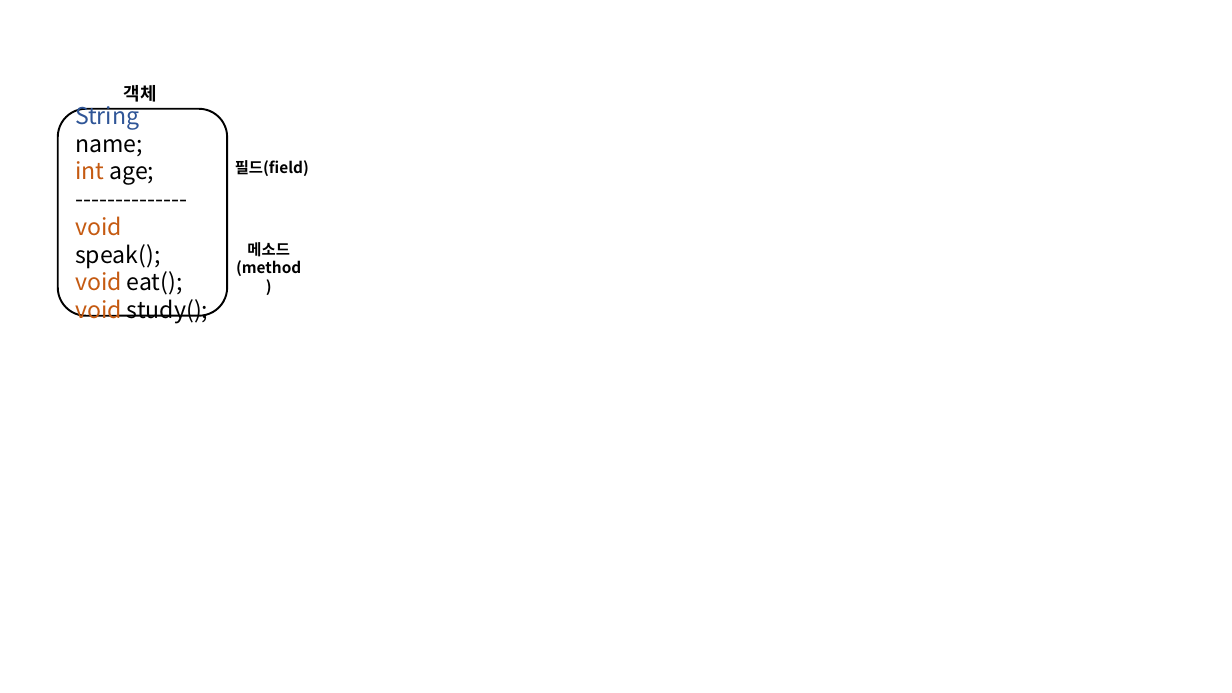
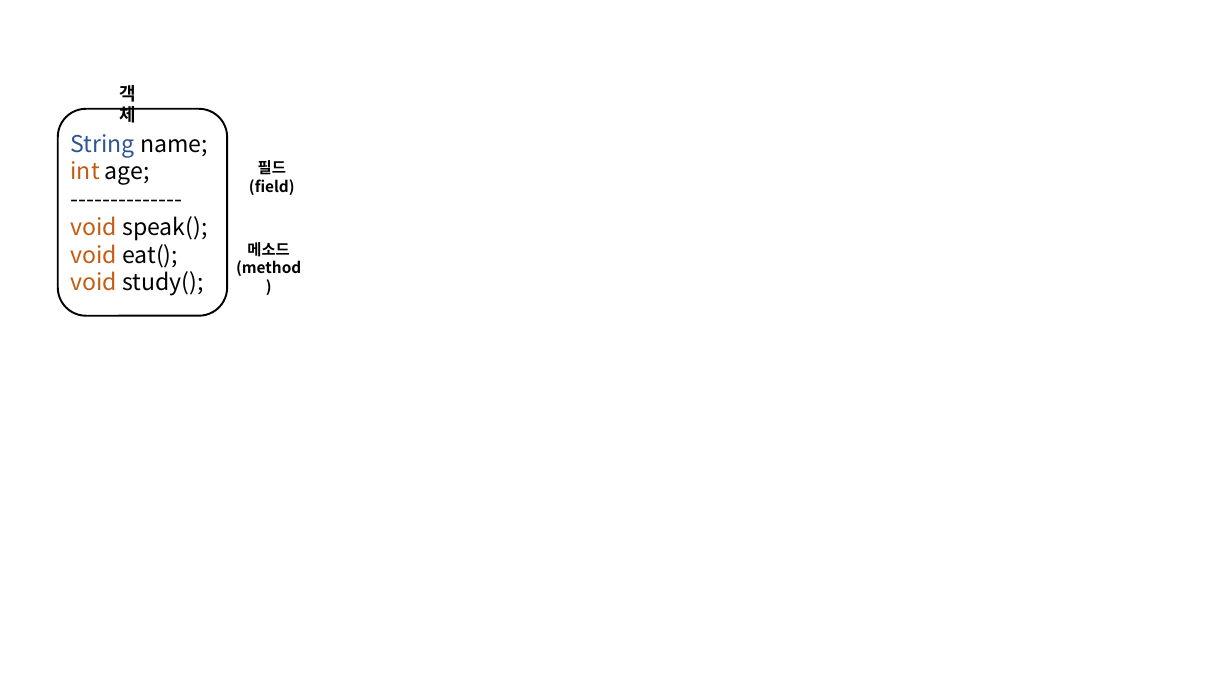
Before and after one commit to Rap0d/rap0d.github.io, a slide deck: slide 10 of assets/form/matrix.pptx (slide 9 before the commit). Drawn at 1232x693 pixels with LibreOffice and Linux fonts; fonts in the diff are those of the drawing. Boxes give left, top, right and bottom in pixels: in the first picture for what was removed or moved away, otherwise in the second. Text is boxed around its words. In the diff, an @@ line names an element or a change of style, - is before the commit and + after.

```diff
--- a/assets/form/matrix.pptx
+++ b/assets/form/matrix.pptx
@@ text "객체" rewrapped from (124, 85, 157, 102) to (119, 85, 136, 123) @@
@@ rounded rectangle added at (57, 109, 226, 316), outline #000000 1.5 pt @@
@@ text "String name;": place and size @@
-text "String name;" at (57, 109, 226, 316)
+text "String name;" at (71, 134, 208, 296)
@@ text "String name;" at (71, 134, 208, 296): outline #000000 1.5 pt to none @@
@@ text "필드(field)" rewrapped from (235, 160, 309, 176) to (249, 160, 295, 195) @@
```
Also in this commit, not shown: 2 other slides changed, 1 slide added.
